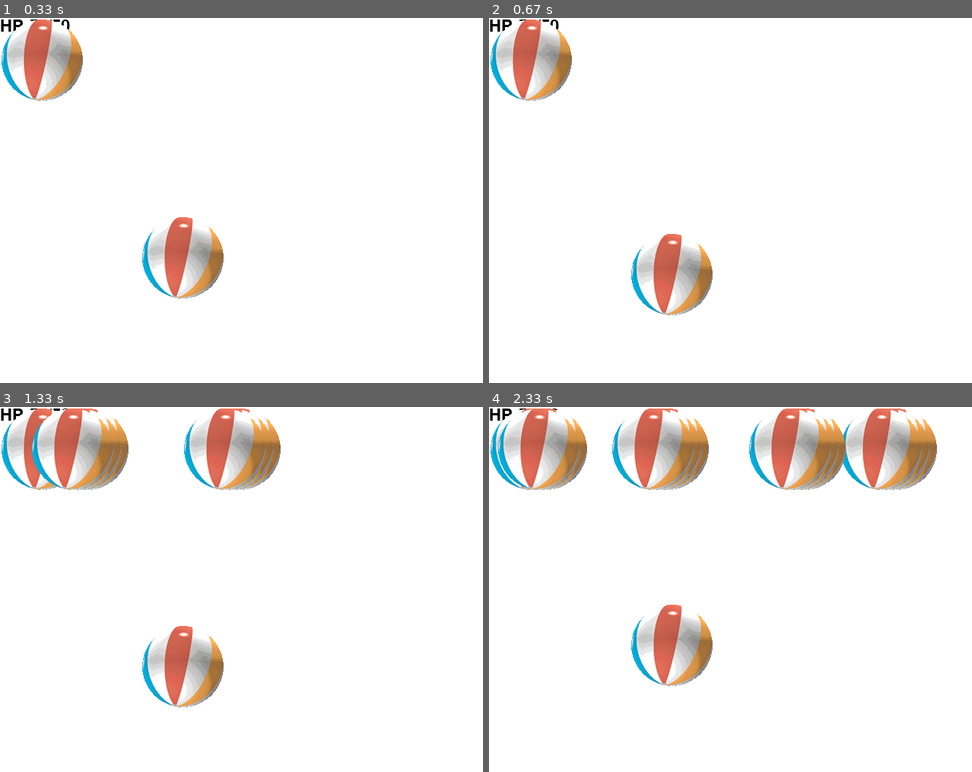
Above: before the commit, frames 1-4 (two rows, left to right).
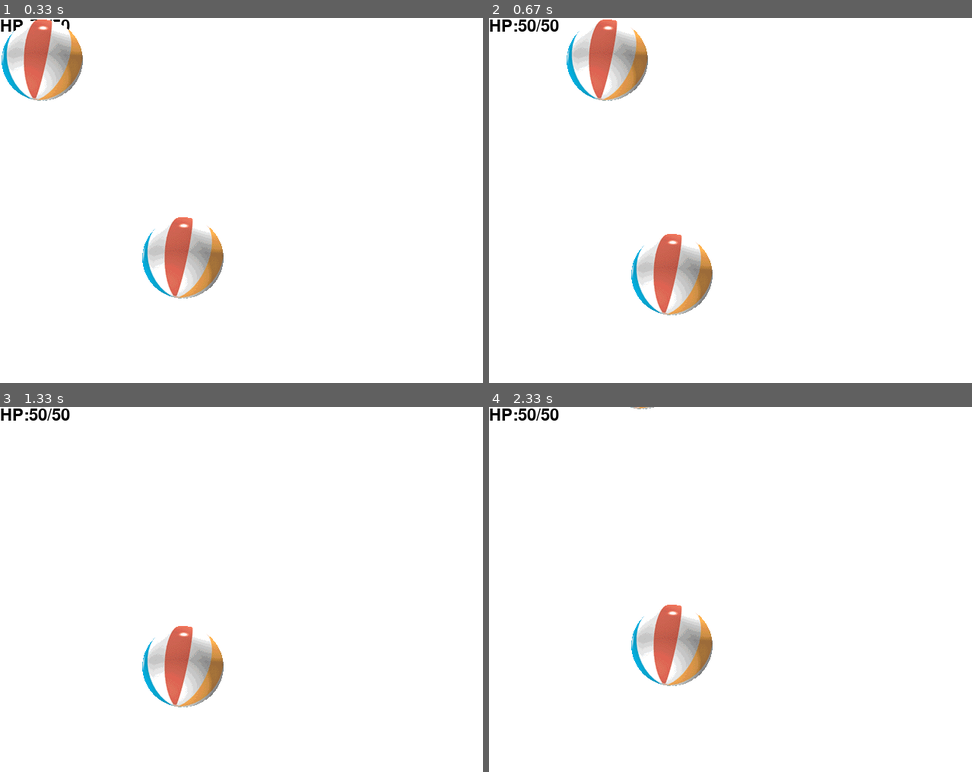
Above: after the commit, the same moments.

Repository: FLT4613/pygame-test
Game: pygame game, started from main.py
Two runs of this game, one before a commit and one after it. Both use one fixed random seed, a clock stepped at 60 frames per second and the inputs below.
Inputs:
- Up to frame 1 (0.33 s): no input
- Up to frame 2 (0.67 s): hold Right from 0.33 s (still down)
- Up to frame 3 (1.33 s): release Right at 0.8 s; hold Up 0.83-1.13 s; tap Z at 0.9, 1.23 s; hold Right from 1.17 s (still down)
- Up to frame 4 (2.33 s): tap Z at 1.53, 1.73, 2.03, 2.3 s; release Right at 1.63 s; hold Left 1.67-2.2 s; hold Down from 2.23 s (still down)

Frame 1 is identical in both runs. In frame 2, 4.7% of the frame differs, in the area x 0-33%, y 0-23%; in frame 3, 6.9%; in frame 4, 12%, in the area x 0-93%, y 0-23%.

Commit message:
矢印キーで移動させる

Diff:
--- a/main.py
+++ b/main.py
@@ -110,13 +110,13 @@
 
     pressed_keys = pygame.key.get_pressed()
 
-    if pressed_keys[pygame.K_a]:
+    if pressed_keys[pygame.K_LEFT]:
         player.vx = -player.speed
-    if pressed_keys[pygame.K_d]:
+    if pressed_keys[pygame.K_RIGHT]:
         player.vx = player.speed
-    if pressed_keys[pygame.K_w]:
+    if pressed_keys[pygame.K_UP]:
         player.vy = -player.speed
-    if pressed_keys[pygame.K_s]:
+    if pressed_keys[pygame.K_DOWN]:
         player.vy = player.speed
     if pressed_keys[pygame.K_z]:
         Bullet(player.rect.center, (10, 0))
